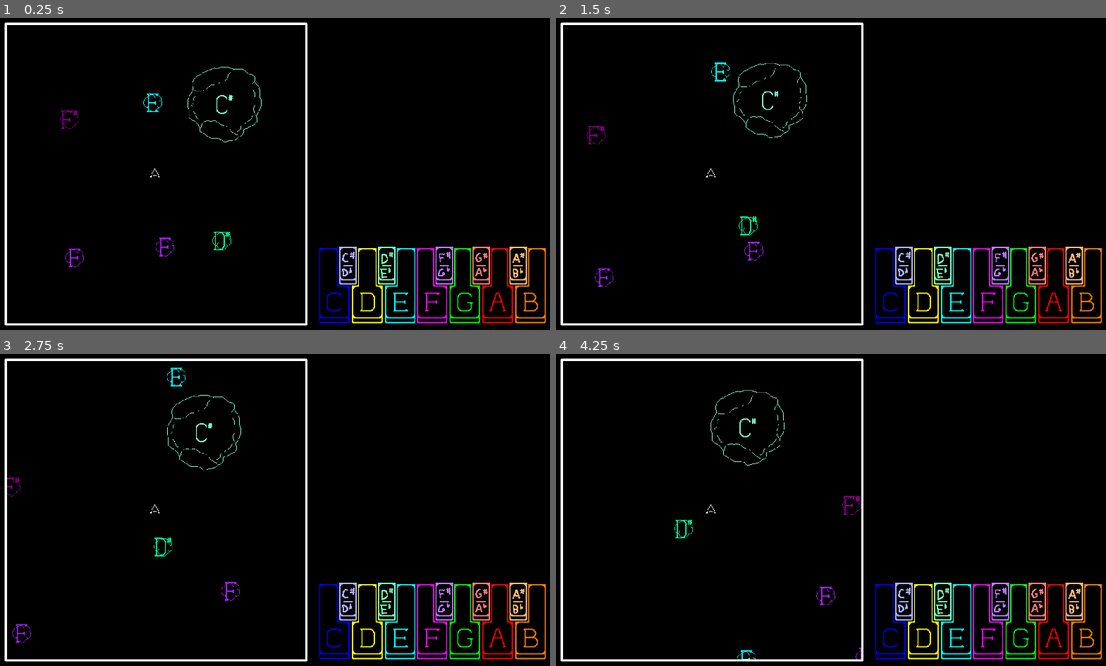
Above: before the commit, frames 1-4 (two rows, left to right).
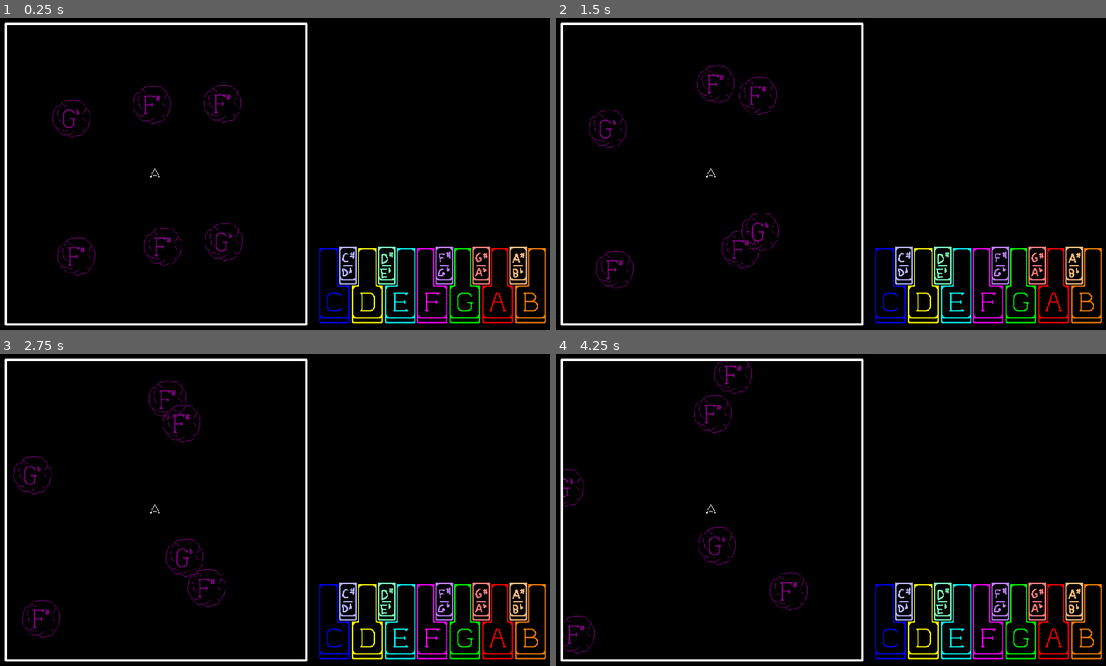
Above: after the commit, the same moments.

Repository: nicsaliani/musical-meteors
Game: Godot game, scene res://scenes/game.tscn
Same seed, same stepped clock (60 frames per second), same inputs: the game is played once before the commit and once after it.
Inputs:
- Up to frame 1 (0.25 s): no input
- Up to frame 2 (1.5 s): no input
- Up to frame 3 (2.75 s): no input
- Up to frame 4 (4.25 s): no input

The runs differ from the first frame. In frame 1, 1.2% of the frame differs, in the area x 9-48%, y 15-83%; in frame 2, 1.3%, in the area x 5-46%, y 14-87%; in frame 3, 1.3%; in frame 4, 1.2%.

Commit message:
Edit asteroid script and scene
Edited asteroid script and scene

Diff:
--- a/scenes/asteroid.tscn
+++ b/scenes/asteroid.tscn
@@ -6,8 +6,6 @@
 
 [node name="Asteroid" type="Area2D"]
 script = ExtResource("1_qn2i1")
-size = 2
-pitch = 11
 
 [node name="CollisionShape2D" type="CollisionShape2D" parent="."]
 shape = ExtResource("2_47vrx")
--- a/scripts/asteroid.gd
+++ b/scripts/asteroid.gd
@@ -1,13 +1,10 @@
 class_name Asteroid extends Area2D
 
-@onready var asteroid: Area2D = $"."
+signal asteroid_spawned
+
 @onready var collision_shape_2d: CollisionShape2D = $CollisionShape2D
 @onready var asteroid_sprite_2d: Sprite2D = $AsteroidSprite2D
 @onready var symbol_sprite_2d: Sprite2D = $SymbolSprite2D
-
-
-@export var size: SizeType
-@export var pitch: PitchType
 
 ## METEOR SIZES
 enum SizeType {SMALL, MEDIUM, LARGE}
@@ -44,6 +41,9 @@
 	11: Color.DARK_ORANGE
 }
 
+@export var size: SizeType
+@export var pitch: PitchType
+
 var speed: int:
 	get:
 		match size:
@@ -55,7 +55,6 @@
 				return 15
 			_:
 				return 0
-
 var points: int:
 	get:
 		match size:
@@ -68,10 +67,11 @@
 			_:
 				return 0
 
+var pitch_letter: String
 var valid_pitches: Array[int]
-
 var movement_vector := Vector2(0, -1)
 var rotate_value: float
+
 # Called when the node enters the scene tree for the first time.
 func _ready() -> void:
 	set_size_vars()
@@ -89,7 +89,7 @@
 	## Set speed, hitbox, and asteroid sprite
 	## based on randomly-chosen size enum.
 
-	size = randi_range(0, SizeType.size() - 1)
+	#size = randi_range(0, SizeType.size() - 1)
 	match size:
 		SizeType.SMALL:
 			asteroid_sprite_2d.texture = preload("res://assets/spr_asteroid_small.png")
@@ -106,7 +106,7 @@
 	## Set color, valid pitches, and symbol sprite
 	## based on randomly-chosen pitch enum.
 
-	pitch = randi_range(0, PitchType.size() - 1)
+	#pitch = randi_range(0, PitchType.size() - 1)
 	var symbol_flip = randi_range(0, 2)
 	match pitch:
 		0:	## Every C Key
@@ -162,6 +162,8 @@
 			symbol_sprite_2d.texture = preload("res://assets/sprites/symbols/symbol_b.png")
 
 	modulate = ColorType[pitch]
+	pitch_letter = PitchType.keys()[pitch]
+
 
 func screen_wrap():
 	var shape_radius = collision_shape_2d.shape.radius
